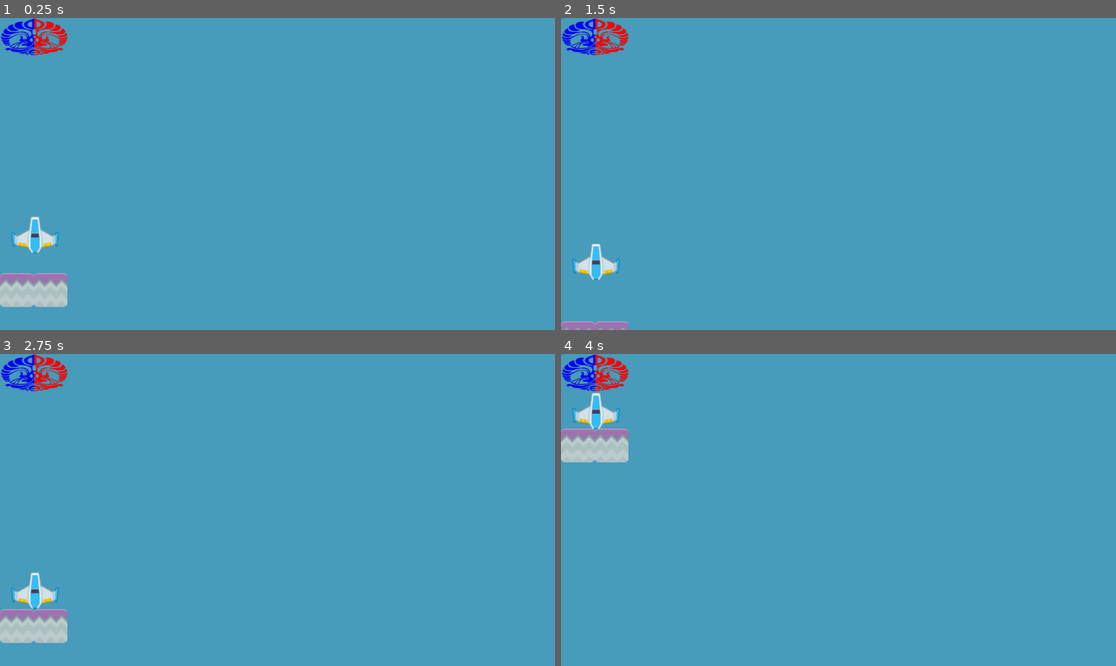
Above: before the commit, frames 1-4 (two rows, left to right).
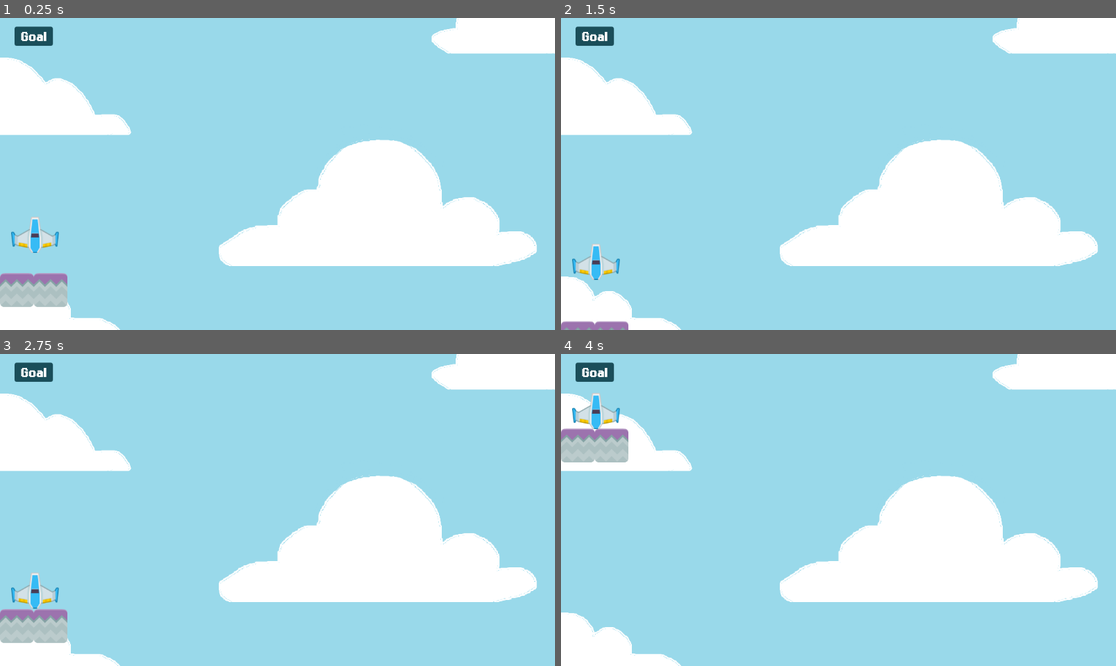
Above: after the commit, the same moments.

Repository: realynnsio/tutorial-2-gamedev
Game: Godot game, scene res://scenes/MainLevel.tscn
Two runs of this game, one before a commit and one after it. Both use one fixed random seed, a clock stepped at 60 frames per second and the inputs below.
Inputs:
- Up to frame 1 (0.25 s): no input
- Up to frame 2 (1.5 s): hold Right (move_right) 0.53-1.28 s; tap Enter at 1.25 s; hold Down (move_down) from 1.28 s (still down)
- Up to frame 3 (2.75 s): release Down (move_down) at 2.03 s; hold Right (move_right) from 2.03 s (still down)
- Up to frame 4 (4 s): tap Space at 2.75 s; release Right (move_right) at 2.78 s; hold Up (move_up) 2.78-3.53 s; hold Left (move_left) from 3.53 s (still down)

The runs differ from the first frame. In frame 1, 98% of the frame differs, in the area x 0-100%, y 0-100%; in frame 2, 99%; in frame 3, 98%; in frame 4, 98%.

Commit message:
replaced temp sprites

Diff:
--- a/scenes/MainLevel.tscn
+++ b/scenes/MainLevel.tscn
@@ -1,11 +1,12 @@
-[gd_scene load_steps=10 format=3 uid="uid://cdoksexcakmop"]
+[gd_scene load_steps=11 format=3 uid="uid://cdoksexcakmop"]
 
 [ext_resource type="PackedScene" uid="uid://y5a4e3ajuy2r" path="res://scenes/StonePlatform.tscn" id="1"]
+[ext_resource type="Texture2D" uid="uid://j5fw12shg5mr" path="res://assets/sky1.png" id="1_fnblh"]
 [ext_resource type="PackedScene" uid="uid://datfp8kxjrjg" path="res://scenes/BlueShip.tscn" id="2"]
 [ext_resource type="Script" path="res://scenes/PlatformBlue.gd" id="3"]
 [ext_resource type="Script" path="res://scenes/ObjectiveArea.gd" id="4"]
+[ext_resource type="Texture2D" uid="uid://dnh63sc61u7" path="res://assets/goal.png" id="5_e144e"]
 [ext_resource type="PackedScene" uid="uid://inosbxmslut7" path="res://scenes/scene_transition_rect.tscn" id="5_ggbmk"]
-[ext_resource type="Texture2D" uid="uid://dh610bbucs6rh" path="res://assets/fasilkom.png" id="5_tp31a"]
 [ext_resource type="Script" path="res://scenes/FallArea.gd" id="6_ky3cm"]
 
 [sub_resource type="RectangleShape2D" id="1"]
@@ -15,13 +16,13 @@
 
 [node name="MainLevel" type="Node"]
 
-[node name="ColorRect" type="ColorRect" parent="."]
+[node name="TextureRect" type="TextureRect" parent="."]
 anchors_preset = 15
 anchor_right = 1.0
 anchor_bottom = 1.0
 grow_horizontal = 2
 grow_vertical = 2
-color = Color(0.277205, 0.607041, 0.734802, 1)
+texture = ExtResource("1_fnblh")
 
 [node name="PlatformBlue" type="Node2D" parent="."]
 position = Vector2(35, 565)
@@ -40,9 +41,8 @@
 shape = SubResource("1")
 
 [node name="Sprite2D" type="Sprite2D" parent="ObjectiveArea"]
-position = Vector2(71, 39)
-scale = Vector2(0.92, 0.493548)
-texture = ExtResource("5_tp31a")
+position = Vector2(70, 38)
+texture = ExtResource("5_e144e")
 
 [node name="BlueShip" parent="." instance=ExtResource("2")]
 position = Vector2(72.7009, 421.901)
--- a/scenes/SecondLevel.tscn
+++ b/scenes/SecondLevel.tscn
@@ -1,11 +1,12 @@
-[gd_scene load_steps=9 format=3 uid="uid://b4umxylxerc3u"]
+[gd_scene load_steps=10 format=3 uid="uid://b4umxylxerc3u"]
 
 [ext_resource type="Script" path="res://scenes/PlatformRed.gd" id="1_2vfbx"]
+[ext_resource type="Texture2D" uid="uid://dkwlobgtnnfg8" path="res://assets/sky2.png" id="1_fj8o5"]
 [ext_resource type="PackedScene" uid="uid://bb8b2vt8qokfp" path="res://scenes/SnowPlatform.tscn" id="2_tyvnt"]
 [ext_resource type="PackedScene" uid="uid://ho3aouw67bf4" path="res://scenes/GreenShip.tscn" id="3_ixvrx"]
 [ext_resource type="Script" path="res://scenes/ObjectiveArea2.gd" id="4_idx2q"]
-[ext_resource type="Texture2D" uid="uid://dh610bbucs6rh" path="res://assets/fasilkom.png" id="5_gpdnr"]
 [ext_resource type="Script" path="res://scenes/FallArea.gd" id="5_nlemq"]
+[ext_resource type="Texture2D" uid="uid://dnh63sc61u7" path="res://assets/goal.png" id="5_rjs5f"]
 
 [sub_resource type="RectangleShape2D" id="1"]
 size = Vector2(138.75, 79)
@@ -14,13 +15,13 @@
 
 [node name="SecondLevel" type="Node"]
 
-[node name="ColorRect" type="ColorRect" parent="."]
+[node name="TextureRect" type="TextureRect" parent="."]
 anchors_preset = 15
 anchor_right = 1.0
 anchor_bottom = 1.0
 grow_horizontal = 2
 grow_vertical = 2
-color = Color(0.277205, 0.607041, 0.734802, 1)
+texture = ExtResource("1_fj8o5")
 
 [node name="PlatformRed" type="Node2D" parent="."]
 position = Vector2(35, 565)
@@ -51,9 +52,8 @@
 shape = SubResource("1")
 
 [node name="Sprite2D" type="Sprite2D" parent="ObjectiveArea2"]
-position = Vector2(1082, 39)
-scale = Vector2(0.92, 0.493548)
-texture = ExtResource("5_gpdnr")
+position = Vector2(1082, 38)
+texture = ExtResource("5_rjs5f")
 
 [node name="GreenShip" parent="." instance=ExtResource("3_ixvrx")]
 position = Vector2(139, 408)
--- a/scenes/scene_transition_rect.tscn
+++ b/scenes/scene_transition_rect.tscn
@@ -1,21 +1,6 @@
 [gd_scene load_steps=5 format=3 uid="uid://inosbxmslut7"]
 
 [ext_resource type="Script" path="res://scenes/scene_transition_rect.gd" id="1_14kio"]
-
-[sub_resource type="Animation" id="Animation_qndka"]
-length = 0.001
-tracks/0/type = "value"
-tracks/0/imported = false
-tracks/0/enabled = true
-tracks/0/path = NodePath(".:modulate")
-tracks/0/interp = 1
-tracks/0/loop_wrap = true
-tracks/0/keys = {
-"times": PackedFloat32Array(0),
-"transitions": PackedFloat32Array(1),
-"update": 0,
-"values": [Color(1, 1, 1, 1)]
-}
 
 [sub_resource type="Animation" id="Animation_8pg0v"]
 resource_name = "Fade"
@@ -31,6 +16,21 @@
 "transitions": PackedFloat32Array(1, 1, 1),
 "update": 0,
 "values": [Color(1, 1, 1, 0), Color(1, 1, 1, 1), Color(1, 1, 1, 1)]
+}
+
+[sub_resource type="Animation" id="Animation_qndka"]
+length = 0.001
+tracks/0/type = "value"
+tracks/0/imported = false
+tracks/0/enabled = true
+tracks/0/path = NodePath(".:modulate")
+tracks/0/interp = 1
+tracks/0/loop_wrap = true
+tracks/0/keys = {
+"times": PackedFloat32Array(0),
+"transitions": PackedFloat32Array(1),
+"update": 0,
+"values": [Color(1, 1, 1, 1)]
 }
 
 [sub_resource type="AnimationLibrary" id="AnimationLibrary_wwraw"]
Binary file added: assets/goal.png
Not shown, added: assets/goal.png.import
Binary file added: assets/sky1.png
Not shown, added: assets/sky1.png.import
Binary file added: assets/sky2.png
Not shown, added: assets/sky2.png.import
